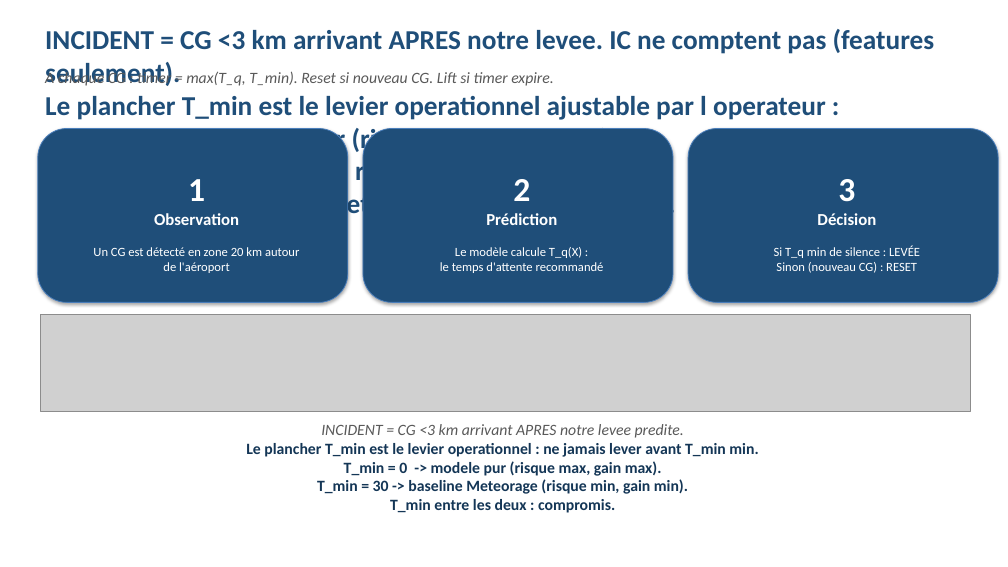
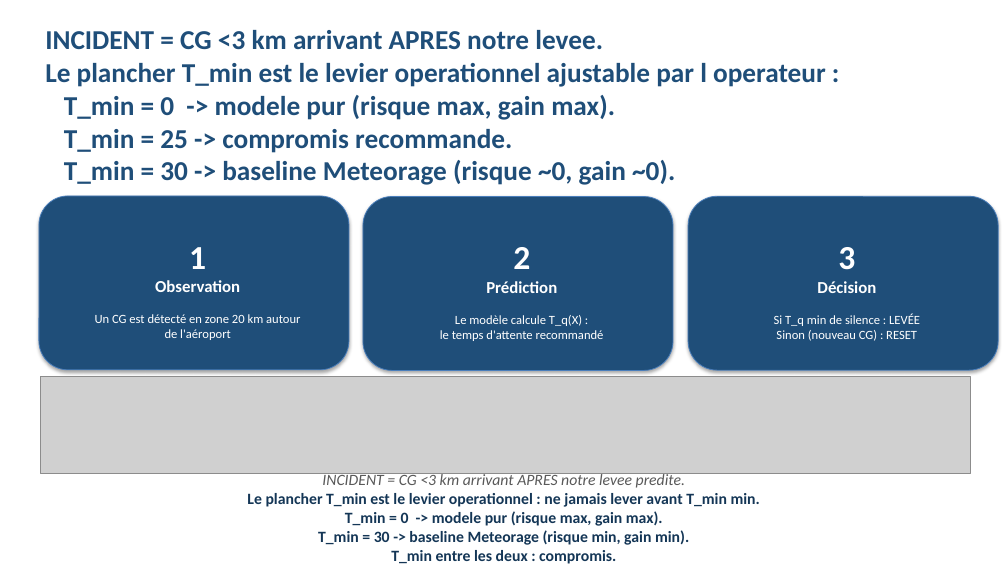
Before and after one commit to enriquealves02-jpg/PROJET_oral_m2fin, a slide deck: slide 15 of presentation_oral.pptx. Drawn at 1008x567 pixels with LibreOffice and Linux fonts; fonts in the diff are those of the drawing; grey boxes stand for pictures. Boxes give left, top, right and bottom in pixels: in the first picture for what was removed or moved away, otherwise in the second. Text is boxed around its words. In the diff, an @@ line names an element or a change of style, - is before the commit and + after.

```diff
--- a/presentation_oral.pptx
+++ b/presentation_oral.pptx
@@ text at (x1=45, y1=30, x2=603, y2=50): text changed @@
-INCIDENT = CG <3 km arrivant APRES notre levee. IC ne comptent pas (features seulement).
+INCIDENT = CG <3 km arrivant APRES notre levee.
@@ text removed at (x1=45, y1=70, x2=554, y2=88) @@
-A chaque CG : timer = max(T_q, T_min). Reset si nouveau CG. Lift si timer expire.
@@ rounded rectangle "1" moved from (x1=38, y1=129, x2=348, y2=302) to (x1=39, y1=196, x2=349, y2=370) @@
@@ rounded rectangle "2" moved from (x1=363, y1=129, x2=673, y2=302) to (x1=363, y1=197, x2=673, y2=371) @@
@@ rounded rectangle "3" moved from (x1=688, y1=129, x2=998, y2=302) to (x1=688, y1=197, x2=998, y2=371) @@
@@ picture moved from (x1=40, y1=315, x2=970, y2=411) to (x1=40, y1=377, x2=970, y2=473) @@
@@ text "INCIDENT = CG <3 km ..." moved from (x1=246, y1=424, x2=758, y2=513) to (x1=247, y1=472, x2=760, y2=564) @@
```
Also in this commit, not shown: 1 other slide changed, 1 other file.
